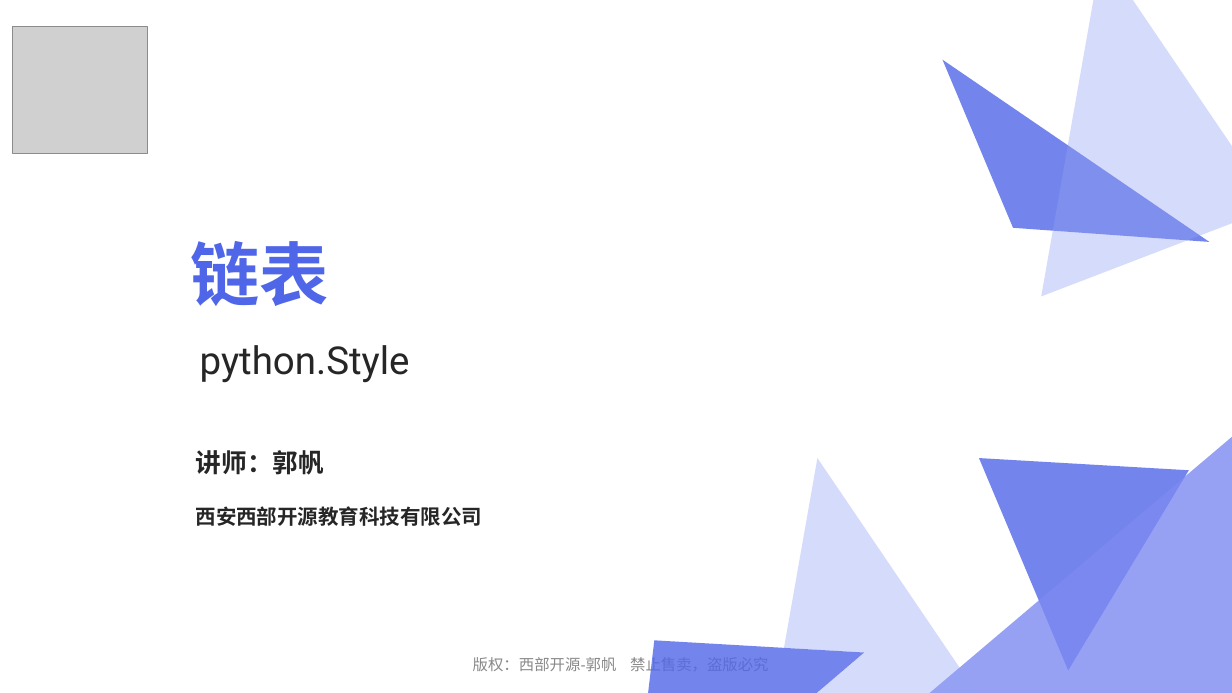
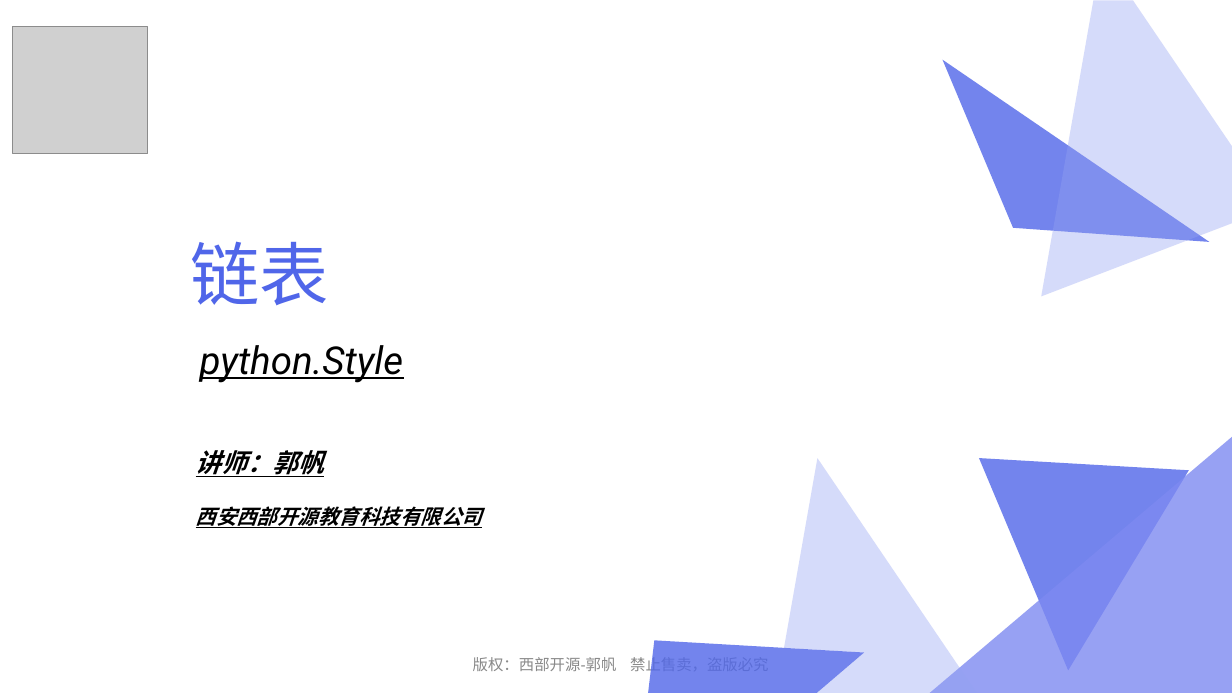
Before and after one commit to lvah/PPTSource, a slide deck: slide 1 of 03_数据结构与算法/03_链表.ppt. Drawn at 1232x693 pixels with LibreOffice and Linux fonts; fonts in the diff are those of the drawing; grey boxes stand for pictures. Boxes give left, top, right and bottom in pixels: in the first picture for what was removed or moved away, otherwise in the second. Text is boxed around its words. In the diff, an @@ line names an element or a change of style, - is before the commit and + after.

```diff
--- a/03_数据结构与算法/03_链表.ppt
+++ b/03_数据结构与算法/03_链表.ppt
@@ title "链表" at [190,241,329,305]: bold off @@
@@ text colour #262626 to #000000, italic on, underline on in 3 elements at [200,345,404,383], [196,450,324,477], [196,506,482,528] @@
```
Also in this commit, not shown: 5 other slides changed, 14 slides added, 4 other files.
